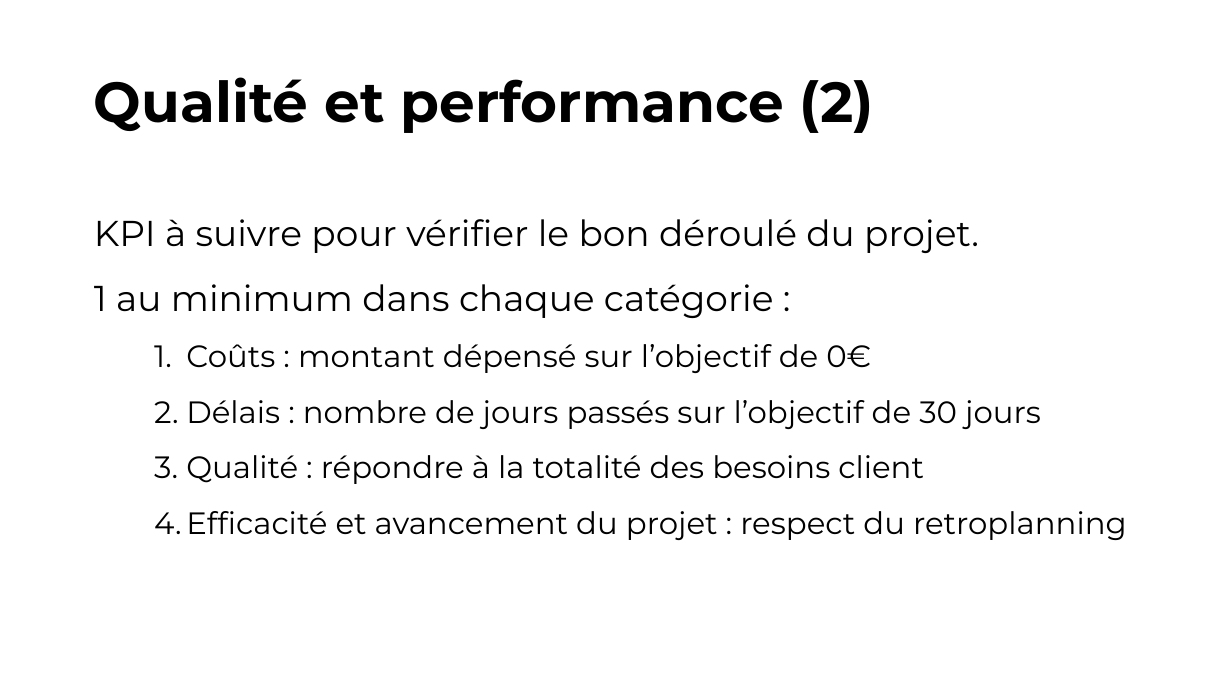
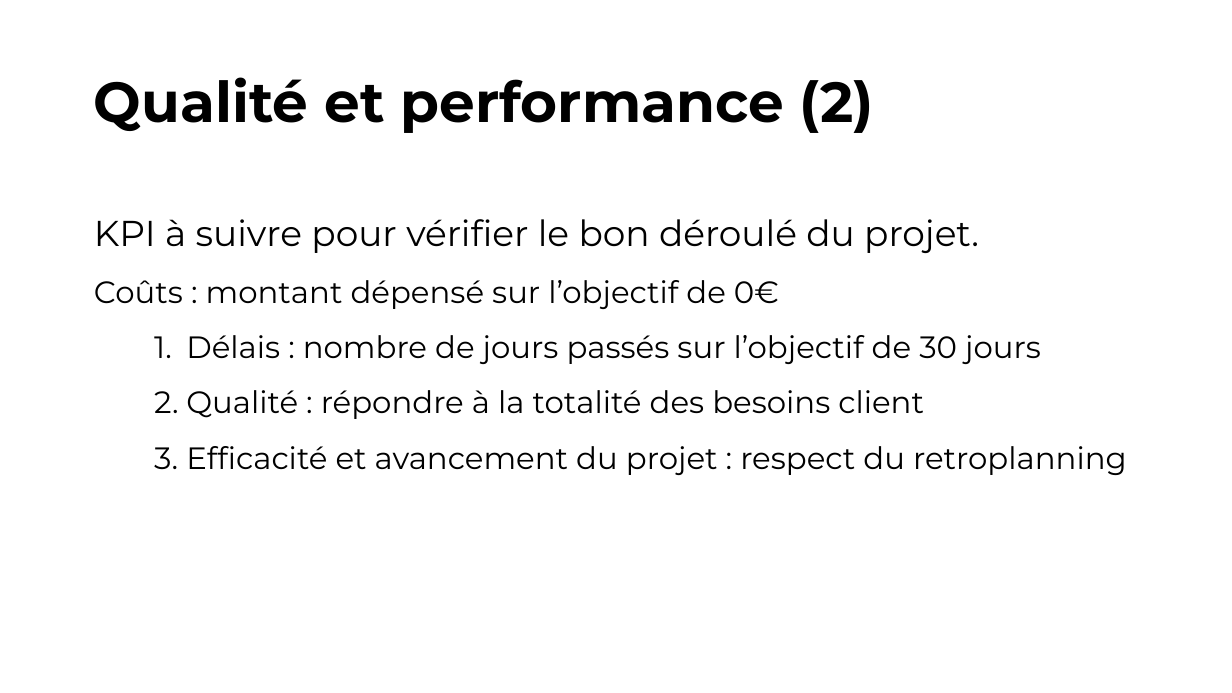
Before and after one commit to MarineM-git/Openclassrooms-BusinessIntelligenceAnalyst, a slide deck: slide 10 of Projet11/CahierDesCharges-fonctionnel.pptx. Drawn at 1232x693 pixels with LibreOffice and Linux fonts; fonts in the diff are those of the drawing. Boxes give left, top, right and bottom in pixels: in the first picture for what was removed or moved away, otherwise in the second. Text is boxed around its words. In the diff, an @@ line names an element or a change of style, - is before the commit and + after.

```diff
--- a/Projet11/CahierDesCharges-fonctionnel.pptx
+++ b/Projet11/CahierDesCharges-fonctionnel.pptx
@@ text at [94,219,979,309]: text changed @@
-KPI à suivre pour vérifier le bon déroulé du projet.
-1 au minimum dans chaque catégorie :
-1. Coûts : montant dépensé sur l’objectif de 0€
+KPI à suivre pour vérifier le bon déroulé du projet.
+Coûts : montant dépensé sur l’objectif de 0€
```
Also in this commit, not shown: 6 other slides changed.
